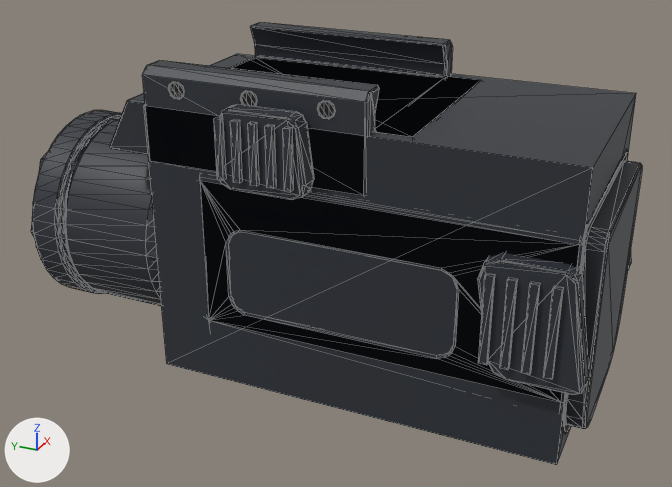
One commit to the glTF model assets/models/replicaParts/cyber.glb: the scene before it, then after it.
One viewpoint serves both versions: a 50 mm camera at (-0.0867, 0.0356, -0.001) aimed at (-0.0012, 0.0741, -0.0438). Lighting does not change. The marker at lower left points along +X, +Y and +Z. The older version comes first. Mesh edges are drawn as thin lines. Where no turn or scale is listed for an object, it has been applied to the vertices. Vertices at exactly the same position are counted once.

Objects in the first picture: 'light_weaponTorch', 'light_weaponTorch_Figure'.
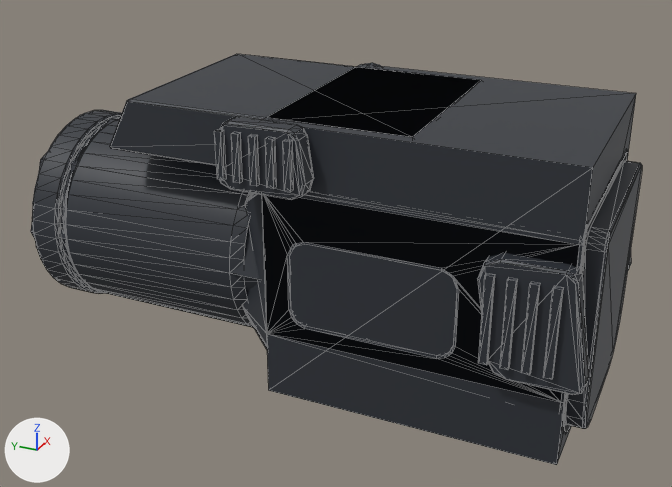
What the commit changed:
me_light_weapontorch_001 is used by ob_light_weapontorch; location (0.0, 0.078, -0.027).
me_light_weapontorch_001 had 1726 vertices, 3300 faces and spanned x -0.0151..0.0145, y -0.0338..0.0305, z -0.03..0.0039.
me_light_weapontorch_001 now has 1558 vertices, 2988 faces and spans x -0.0151..0.0145, y -0.0338..0.0305, z -0.03..0.0003.
me_light_weapontorch_001 part 1: 7 loose pieces with 184 vertices, spanning x -0.0125..0.0125, y -0.012..0.012, z -0.006..0.0039, are deleted.
me_light_weapontorch_001 part 2: 321 vertices moved from x -0.0151..0.0124, y -0.0061..0.0145, z -0.03..0.0015 to x -0.0151..0.0124, y -0.0061..0.004, z -0.03..0.0003; 13 vertices removed from x -0.0123..0.0121, y 0.0022..0.0031, z -0.0207..-0.0135; 9 vertices added at x -0.0123..0.0121, y -0.0048..-0.0039, z -0.0207..-0.0135.
Other edits to the shape of me_light_weapontorch_001 do not show in these pictures.
me_light_weapontorch_figure_001 has 24 vertices, 40 faces and spans x -0.0124..0.0124, y -0.032..0.0305, z -0.03..0.0.
me_light_weapontorch_figure_001 is used by ob_light_weapontorch_figure; location (0.0, 0.078, -0.027).
me_light_weapontorch_figure_001 part 3: all 12 vertices in x -0.0124..0.0124, y 0.012, z -0.03..0.0 are moved by (0.0, -0.013, 0.0).

Boxes [x1, y1, x2, y2] around the edits, measured in the pictures (672 x 487 px; the box of a moved part takes in the faces that stretch with it):
'light_weaponTorch_Figure', reshaped
    before: [31, 58, 636, 465]
    after: [31, 64, 636, 465]
'light_weaponTorch', reshaped (8% shorter)
    before: [32, 22, 642, 433]
    after: [32, 54, 642, 433]
part 1 of me_light_weapontorch_001, deleted
    before: [143, 22, 453, 196]
part 2 of me_light_weapontorch_001, moved or reshaped
    before: [66, 104, 576, 401]
    after: [66, 116, 579, 402]
